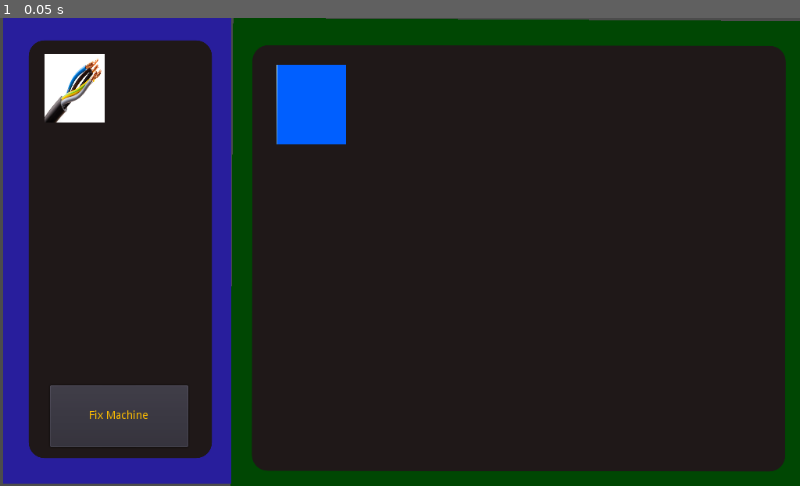
Above: before the commit, frame 1.
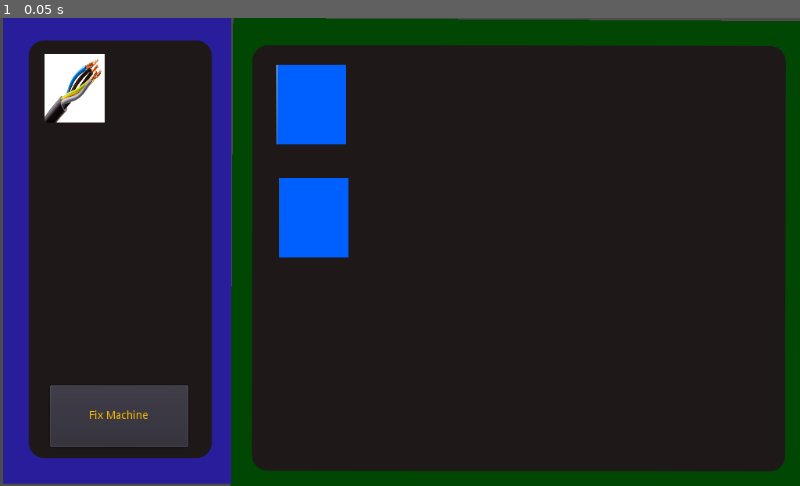
Above: after the commit, the same moment.

Repository: Woflje/DZC20
Game: Godot game, scene res://scenes/DragDrop.tscn
Two runs of this game, one before a commit and one after it. Both use one fixed random seed, a clock stepped at 60 frames per second and the inputs below. This scene is started directly instead of the project's main scene.
Inputs:
- Up to frame 1 (0.05 s): no input

The runs differ from the first frame. In frame 1, 1.5% of the frame differs, in the area x 34-44%, y 34-52%.

Commit message:
Drag and Drop done
Drag and drop is literally done now. Items can be removed from the circuit, no more duplication, etc. Waiting for puzzles.

Diff:
--- a/scenes/CircuitSlots.gd
+++ b/scenes/CircuitSlots.gd
@@ -1,5 +1,6 @@
 extends TextureRect
 onready var CircuitData = get_node("../../../../Circuit")
+onready var blue_rectangle = get_children()[0].texture
 # Declare member variables here. Examples:
 # var a = 2
 # var b = "text"
@@ -13,21 +14,26 @@
 	add_to_group("DRAGGABLE")
 	pass
 
+func _blue():
+	get_children()[0].texture = blue_rectangle
+	pass
+
 func get_drag_data(_pos):
 	# Retrieve information about the slot we are dragging
-	var equipment_slot = get_parent().get_name()
+	var equipment_slot = get_name()
 	print(CircuitData)
+	print(CircuitData.component_data[equipment_slot])
 	if CircuitData.component_data[equipment_slot] != null:
 		var data = {}
 		data["origin_node"] = self
 		data["origin_panel"] = "CircuitSheet"
 		data["origin_item_id"] = CircuitData.component_data[equipment_slot]
 		data["origin_equipment_slot"] = equipment_slot
-		data["origin_texture"] = texture
+		data["origin_texture"] = get_children()[0].texture
 
 		var drag_texture = TextureRect.new()
 		drag_texture.expand = true
-		drag_texture.texture = texture
+		drag_texture.texture = get_children()[0].texture
 		drag_texture.rect_size = Vector2(100, 100)
 
 		var control = Control.new()
@@ -40,37 +46,20 @@
 
 func can_drop_data(_pos, data):
 #	# Check if we can drop an item in this slot
-	var target_equipment_slot = get_parent().get_name()
-#	if target_equipment_slot == data["origin_equipment_slot"]:
-#		if CircuitData.component_data[target_equipment_slot] == null:
-#			data["target_item_id"] = null
-#			data["target_texture"] = null
-#		else:
-#			data["target_item_id"] = CircuitData.component_data[target_equipment_slot]
-#			data["target_texture"] = texture
+	var target_equipment_slot = get_name()
+	data["target_item_id"] = CircuitData.component_data[target_equipment_slot]
+	data["target_texture"] = texture
 	return true
-#	else:
-#		return false
 
 
 func drop_data(_pos, data):
 	#What happens when we drop an item in this slot
-#	var target_equipment_slot =get_parent().get_name()
-#	var origin_slot = data["origin_node"].get_parent().get_name()
-#
-#	#Update the data of origin
-#	if data["origin_panel"] == "Inventory":
-#		CircuitData.inv_data[origin_slot]["Item"] = data["target_item_id"]
-#	else: #Circuit Sheet
-#		CircuitData.component_data[origin_slot] = data["target_item_id"]
-#
-#	#Update the texture of the origin
-#	if data["origin_panel"] == "CircuitSheet" and data["target_item_id"] == null:
-#		var default_texture = load("res://Assets/UI_Elements/" + origin_slot + "_default_icon.png")
-#		data["origin_node"].texture = default_texture
-#	else:
-#		data["origin_node"].texture = data["target_texture"]
+	print(data)
+	var target_equipment_slot = get_name()
 
-	#Update the texture and data of the target
-#	CircuitData.component_data[target_equipment_slot] = data["origin_item_id"]
-	texture = data["origin_texture"]
+	if data["origin_panel"] == "CircuitSheet":
+		#then switch
+		data["origin_node"].get_children()[0].texture = get_children()[0].texture
+		CircuitData.component_data[data["origin_equipment_slot"]] = CircuitData.component_data[get_name()]
+	CircuitData.component_data[target_equipment_slot] = data["origin_item_id"]
+	get_children()[0].texture = data["origin_texture"]
--- a/scenes/DragDrop.tscn
+++ b/scenes/DragDrop.tscn
@@ -67,6 +67,20 @@
 texture = ExtResource( 6 )
 expand = true
 
+[node name="Slot2" type="TextureRect" parent="Control/Circuit/Panel/Slots"]
+margin_left = 4.0
+margin_right = 4.0
+margin_bottom = 284.0
+script = ExtResource( 3 )
+
+[node name="Icon" type="TextureRect" parent="Control/Circuit/Panel/Slots/Slot2"]
+margin_left = 185.667
+margin_top = 159.205
+margin_right = 287.667
+margin_bottom = 248.205
+texture = ExtResource( 6 )
+expand = true
+
 [node name="Inventory" type="Control" parent="Control"]
 margin_left = -292.0
 margin_right = -229.0
--- a/scenes/InventorySlots.gd
+++ b/scenes/InventorySlots.gd
@@ -22,11 +22,11 @@
 		data["origin_node"] = self
 		data["origin_panel"] = "Inventory"
 		data["origin_item_id"] = InventoryData.inv_data[inv_slot]
-		data["origin_texture"] = texture
+		data["origin_texture"] = get_children()[0].texture
 
 		var drag_texture = TextureRect.new()
 		drag_texture.expand = true
-		drag_texture.texture = texture
+		drag_texture.texture = get_children()[0].texture
 		drag_texture.rect_size = Vector2(100, 100)
 
 		var control = Control.new()
@@ -38,12 +38,12 @@
 
 
 func can_drop_data(_pos, data):
-#	# Check if we can  drop an item in this slot
-	var target_inv_slot = get_parent().get_name()
+#	# Check if we can drop an item in this slot
+	var target_inv_slot = get_name()
 #	if CircuitData.inv_Data[target_inv_slot] == null: #We move an item
 #		data["target_item_id"] = null
 #		data["target_texture"] = null
-#		return true
+	return true
 #	else: #We swap an item
 #		data["target_item_id"] = CircuitData.inv_data[target_inv_slot]["Item"]
 #		data["target_texture"] = texture
@@ -52,11 +52,15 @@
 #			if target_equipment_slot == data["origin_equipment_slot"]:
 #				return true
 #			else:
-	return false
+#				return false
 #		else: #data["origin_panel"] == "Inventory":
 #			return true
-#
+
 func drop_data(_pos, data):
+	if data["origin_panel"] == "CircuitSheet":
+			#remove the original
+			data["origin_node"]._blue()
+			CircuitData.component_data[data["origin_equipment_slot"]] = null
 #	#What happens when we drop an item in this slot
 #	var target_inv_slot =get_parent().get_name()
 #	var origin_slot = data["origin_node"].get_parent().get_name()
@@ -76,4 +80,4 @@
 #
 #	#Update the texture and data of the target
 #	PlayerData.inv_data[target_inv_slot] = data["origin_item_id"]
-	pass
+	return true
